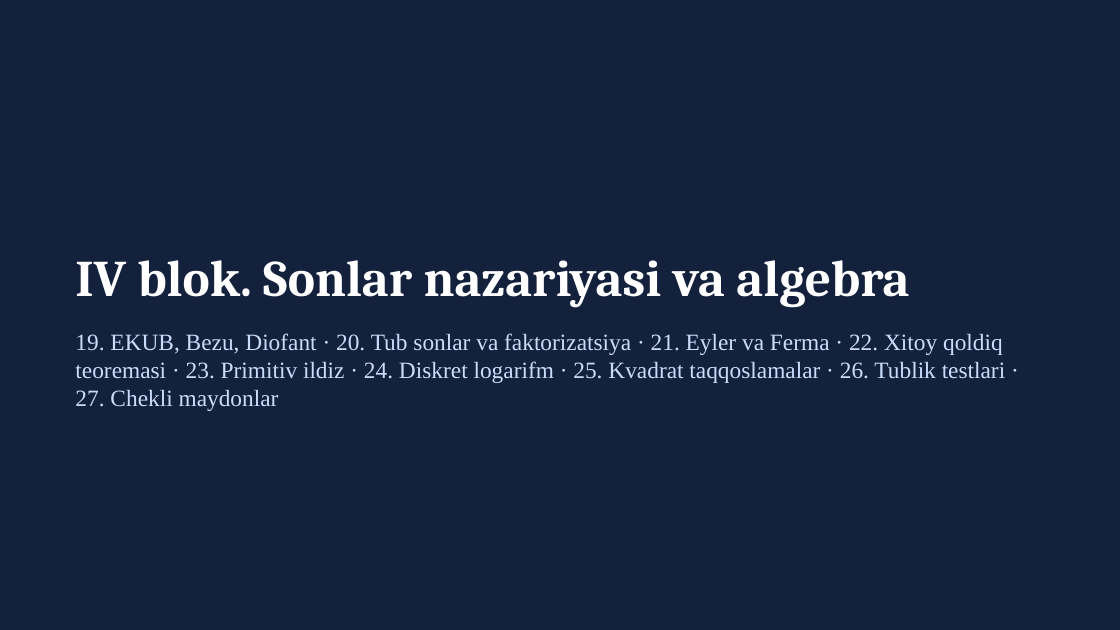
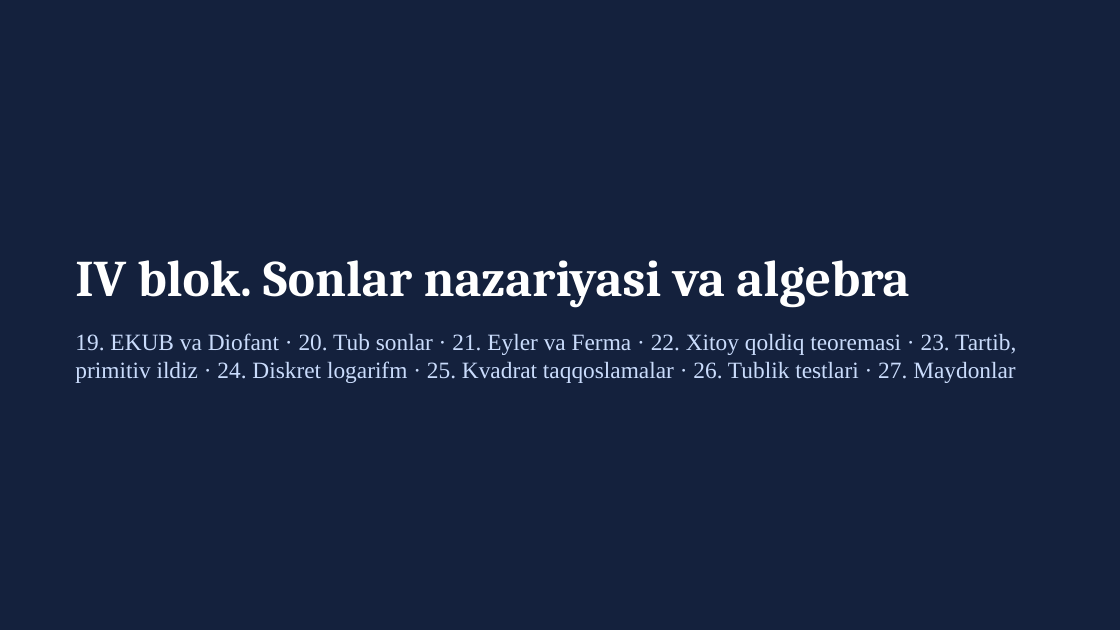
Before and after one commit to qwerty291996/Cryptology_Olympiad, a slide deck: slide 1 of 2026-yil tayyorgarlik/4-blok/Kriptologiya_IV_blok_taqdimot.pptx. Drawn at 1120x630 pixels with LibreOffice and Linux fonts; fonts in the diff are those of the drawing. Boxes give left, top, right and bottom in pixels: in the first picture for what was removed or moved away, otherwise in the second. Text is boxed around its words. In the diff, an @@ line names an element or a change of style, - is before the commit and + after.

```diff
--- a/2026-yil tayyorgarlik/4-blok/Kriptologiya_IV_blok_taqdimot.pptx
+++ b/2026-yil tayyorgarlik/4-blok/Kriptologiya_IV_blok_taqdimot.pptx
@@ text at box(75, 333, 1016, 383): text changed @@
-19. EKUB, Bezu, Diofant · 20. Tub sonlar va faktorizatsiya · 21. Eyler va Ferma · 22. Xitoy qoldiq teoremasi · 23. Primitiv ildiz · 24. Diskret logarifm · 25. Kvadrat taqqoslamalar · 26. Tublik testlari · 27. Chekli maydonlar
+19. EKUB va Diofant · 20. Tub sonlar · 21. Eyler va Ferma · 22. Xitoy qoldiq teoremasi · 23. Tartib, primitiv ildiz · 24. Diskret logarifm · 25. Kvadrat taqqoslamalar · 26. Tublik testlari · 27. Maydonlar
```
Also in this commit, not shown: 1 other slide changed, 39 slides added, 18 slides removed, 6 other files.
